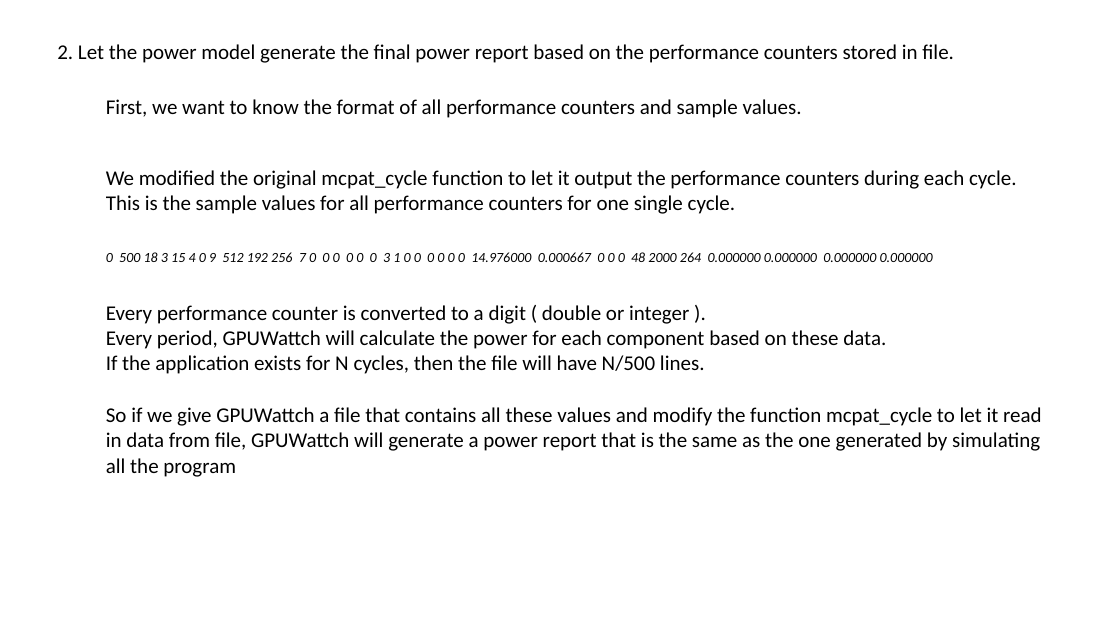
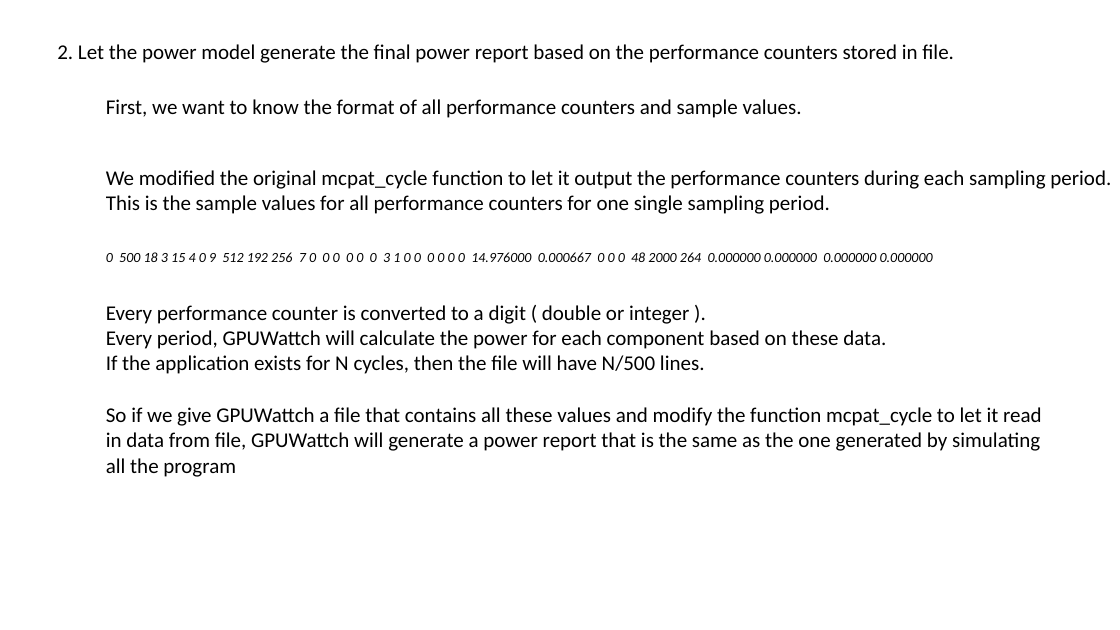
Before and after one commit to shenzongyi1997/GPU_learning, a slide deck: slide 11 of presentation/Shen Zongyi.pptx. Drawn at 1120x630 pixels with LibreOffice and Linux fonts; fonts in the diff are those of the drawing. Boxes give left, top, right and bottom in pixels: in the first picture for what was removed or moved away, otherwise in the second. Text is boxed around its words. In the diff, an @@ line names an element or a change of style, - is before the commit and + after.

```diff
--- a/presentation/Shen Zongyi.pptx
+++ b/presentation/Shen Zongyi.pptx
@@ text at (106, 170, 1111, 214): text changed @@
-We modified the original mcpat_cycle function to let it output the performance counters during each cycle.
-This is the sample values for all performance counters for one single cycle.
+We modified the original mcpat_cycle function to let it output the performance counters during each sampling period.
+This is the sample values for all performance counters for one single sampling period.
```
Also in this commit, not shown: 13 other slides changed, 1 slide added.
